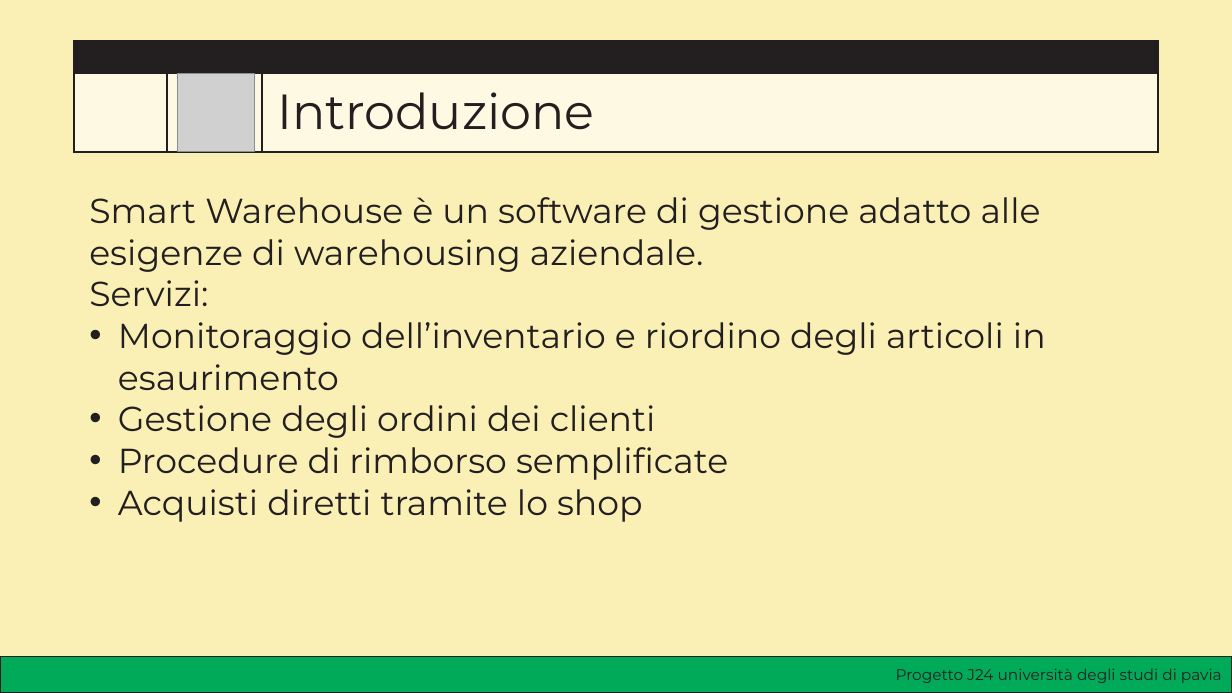
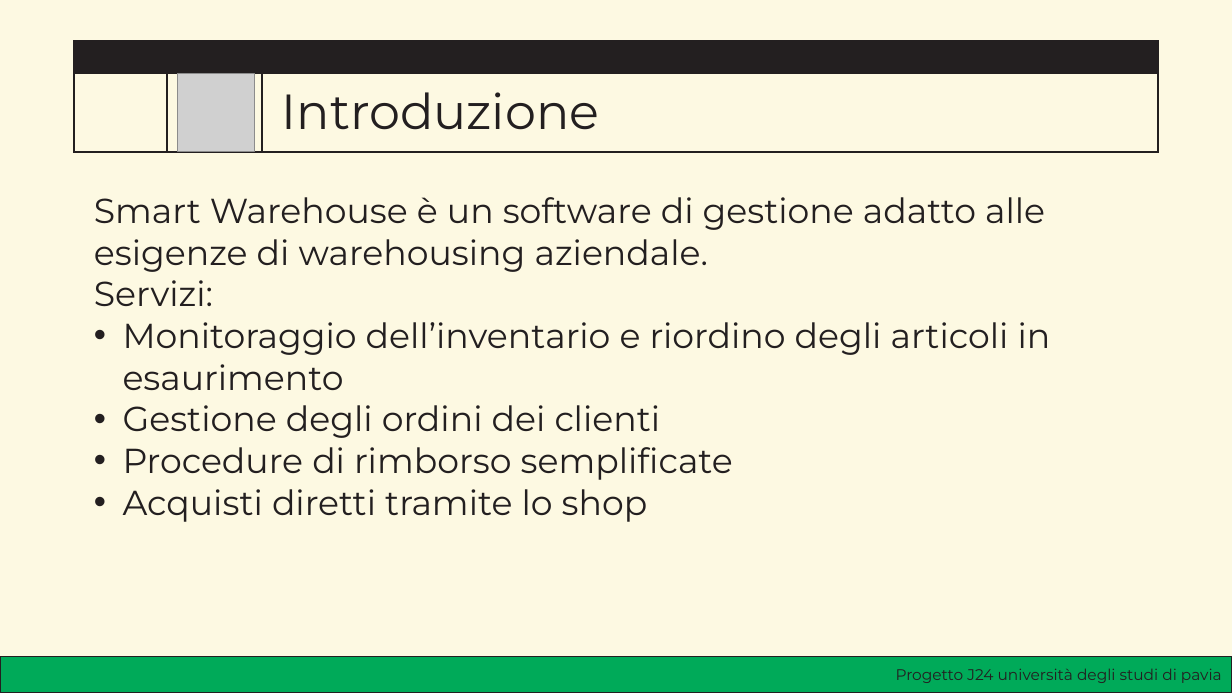
Before and after one commit to IngSW-unipv/Progetto-J24, a slide deck: slide 3 of doc/Presentation.pptx. Drawn at 1232x693 pixels with LibreOffice and Linux fonts; fonts in the diff are those of the drawing; grey boxes stand for pictures; background and template pictures are left out. Boxes give left, top, right and bottom in pixels: in the first picture for what was removed or moved away, otherwise in the second. Text is boxed around its words. In the diff, an @@ line names an element or a change of style, - is before the commit and + after.

```diff
--- a/doc/Presentation.pptx
+++ b/doc/Presentation.pptx
@@ background #FAF0B5 to #FDF9E2 @@
@@ title "Introduzione": place and size @@
-title "Introduzione" at [277,92,594,130]
+title "Introduzione" at [282,92,599,130]
@@ text "Smart Warehouse è un software ...": place and size @@
-text "Smart Warehouse è un software ..." at [89,197,1046,522]
+text "Smart Warehouse è un software ..." at [94,197,1051,522]
```
Also in this commit, not shown: 10 other slides changed, 9 slides added, 5 slides removed, 2 other files.
